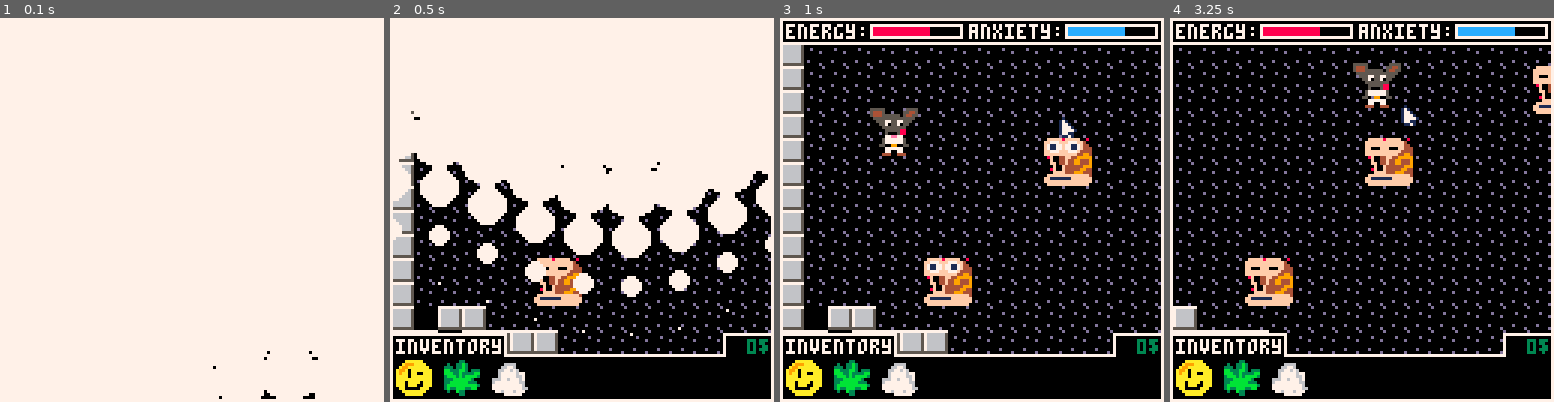
Above: before the commit, frames 1-4 (left to right).
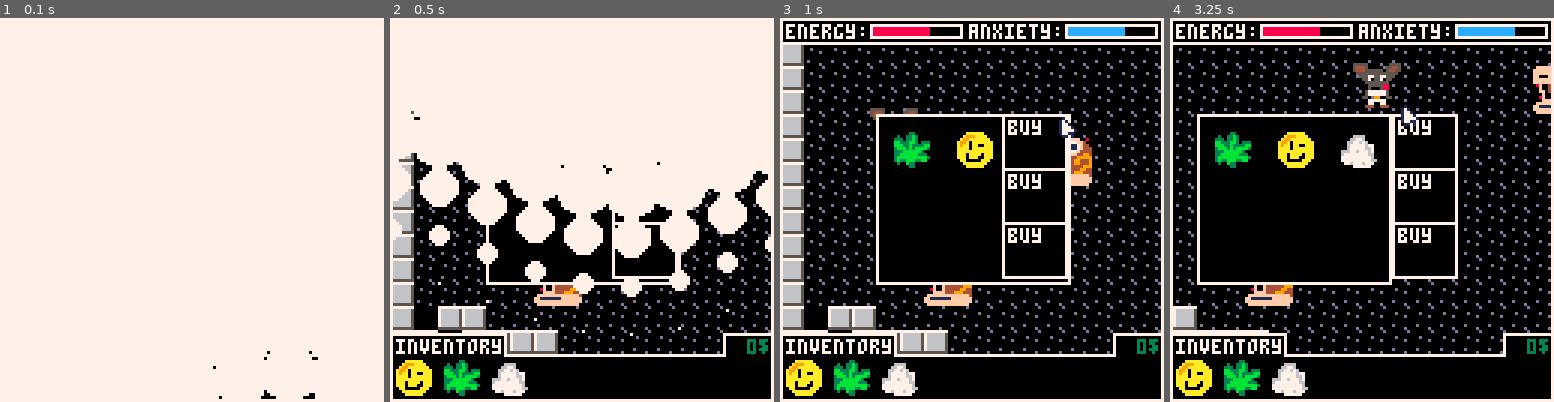
Above: after the commit, the same moments.

Repository: ekaktusz/ld53delivery
Game: PICO-8 cartridge delivery.p8
Two runs of this game, one before a commit and one after it. Both use one fixed random seed, a clock stepped at 60 frames per second and the inputs below.
Inputs (mouse positions are in pixels of both pictures, inside the frame that each line leads up to):
- Up to frame 1 (0.1 s): no input
- Up to frame 2 (0.5 s): tap X (X key) at 0.33 s
- Up to frame 3 (1 s): click (1060, 121) at 0.67 s
- Up to frame 4 (3.25 s): tap X (X key) at 1.07, 1.85, 2.97 s; click (1216, 267) at 1.22 s; hold Right 1.6-2.1 s; click (1277, 114) at 1.77 s; hold Up 2.15-2.42 s; click (1342, 259) at 2.32 s; hold Right 2.47-3.03 s; click (1404, 106) at 2.87 s; hold Left from 3.08 s (still down)

Frame 1 is identical in both runs. In frame 2, 1.6% of the frame differs, in the area x 25-76%, y 39-70%; in frame 3, 7.2%; in frame 4, 8.4%, in the area x 7-75%, y 25-70%.

Commit message:
dealer and shop base

Diff:
--- a/delivery.p8
+++ b/delivery.p8
@@ -19,6 +19,8 @@
 #include include/animation.lua
 #include include/helper.lua
 #include include/bar.lua
+#include include/dealer.lua
+#include include/button.lua
 __gfx__
 01000000011100005555500000005555777777770000000000000000000000000fffff0fffff0000000000000000000000000000000000000000000000000000
 1710000001710000544450000005544576666665000000000000000000000000ff777fff777ff400000000000000000000000000000000000000000000000000
@@ -36,30 +38,30 @@
 0333333071777771000007777770000000000000000000000000000330000000ff1111111fffffff000000777777000000000aaaaaa000000000000000000000
 000330007777777100000770077000000d000000080000000000000000000000ffffffffffffffff000000000000000000000000000000000000000000000000
 0000000011777711000044400444000000000d000000080000000000000000000ffffffffffffff0000000000000000000000000000000000000000000000000
-00000000000000000000000000000000000000000000000000000000000000000fffff0fffff0000000000000000000000000000000000000000000000000000
-0000000000000000555550000000555500000000000000000000000000000000fffffffffffff400000000000000000000000000000000000000000000000000
-0000000000000000544450000005544500000000000000000000000000000000fffffffffffff440000000000000000000000000000000000000000000000000
-0000000000000000544455555505445500000000000000000000000000000000ff000fff000ff444000000000000000000000000000000000000000000000000
-0000000000000000055555555555555000000000000000000000000000000000ffffffffffff4444000000000000000000000000000000000000000000000000
-0000000000000000005557755775550000000000000000000000000000000000fffffffffff44994000000000000000000000000000000000000000000000000
-000000000000000000055705570550000000000000000000000000000000000000f0044ff4499999000000000000000000000000000000000000000000000000
-000000000000000000005555555500000000000000000000000000000000000000f0044f44994449000000000000000000000000000000000000000000000000
-000000000000000000000555558800000000000000000000000000000000000000ff044f44994449000000000000000000000000000000000000000000000000
-0000000000000000000005000588000000000000000000000000000000000000000f00f444444999000000000000000000000000000000000000000000000000
-0000000000000000000057777775000000000000000000000000000000000000000f00f444449944000000000000000000000000000000000000000000000000
-0000000000000000000057777775000000000000000000000000000000000000000ffff444999444000000000000000000000000000000000000000000000000
-00000000000000000005500990055000000000000000000000000000000000000ffffffffffffff4000000000000000000000000000000000000000000000000
-0000000000000000000007777770000000000000000000000000000000000000ff1111111fffffff000000000000000000000000000000000000000000000000
-0000000000000000000007700770000000000000000000000000000000000000ffffffffffffffff000000000000000000000000000000000000000000000000
-00000000000000000000444004440000000000000000000000000000000000000ffffffffffffff0000000000000000000000000000000000000000000000000
+00000000000000000000000000000000000004444440000000000000000000000fffff0fffff0000000000000000000000000000000000000000000000000000
+00000000000000005555500000005555000444aaaaa440000000000000000000fffffffffffff400000000000000000000000000000000000000000000000000
+000000000000000054445000000554450044aaaaaaaa44000000000000000000fffffffffffff440000000000000000000000000000000000000000000000000
+00000000000000005444555555054455044a00aaaaa0a4400000000000000000ff000fff000ff444000000000000000000000000000000000000000000000000
+00000000000000000555555555555550044aa0aaa000a4400000000000000000ffffffffffff4444000000000000000000000000000000000000000000000000
+0000000000000000005557755775550044aa880a00888a440000000000000000fffffffffff44994000000000000000000000000000000000000000000000000
+0000000000000000000557055705500044aa8800a8888a44000000000000000000f0044ff4499999000000000000000000000000000000000000000000000000
+0000000000000000000055555555000044aa088aa8088a44000000000000000000f0044f44994449000000000000000000000000000000000000000000000000
+0000000000000000000005555588000044aa888aa8888a44000000000000000000ff044f44994449000000000000000000000000000000000000000000000000
+0000000000000000000005000588000044aaaaaaaaaaaa440000000000000000000f00f444444999000000000000000000000000000000000000000000000000
+00000000000000000000577777750000444aaaa00aaaa4040000000000000000000f00f444449944000000000000000000000000000000000000000000000000
+00000000000000000000577777750000044aaa0a00aaa4400000000000000000000ffff444999444000000000000000000000000000000000000000000000000
+000000000000000000055009900550000444aa0aa0aa404000000000000000000ffffffffffffff4000000000000000000000000000000000000000000000000
+0000000000000000000007777770000000444aaaaaa404000000000000000000ff1111111fffffff000000000000000000000000000000000000000000000000
+0000000000000000000007700770000000044444444440000000000000000000ffffffffffffffff000000000000000000000000000000000000000000000000
+00000000000000000000444004440000000004444440000000000000000000000ffffffffffffff0000000000000000000000000000000000000000000000000
 __gff__
 0000000001000000000000000000000000000000000100000000000000000000000000000000000000000000000000000000000000000000000000000000000000000000000000000000000000000000000000000000000000000000000000000000000000000000000000000000000000000000000000000000000000000000
 0000000000000000000000000000000000000000000000000000000000000000000000000000000000000000000000000000000000000000000000000000000000000000000000000000000000000000000000000000000000000000000000000000000000000000000000000000000000000000000000000000000000000000
 __map__
 0414141414141414141414141414141414141414140000000000000000000000000000000000000000000000000000000000000000000000000000000000000000000000000000000000000000000000000000000000000000000000000000000000000000000000000000000000000000000000000000000000000000000000
 0414141414141414141414141414141414141414141414141414141414000000000000000000000000000000000000000000000000000000000000000000000000000000000000000000000000000000000000000000000000000000000000000000000000000000000000000000000000000000000000000000000000000000
-0414141414141414141414141414141414140814141414141414141414000000000000000000000000000000000000000000000000000000000000000000000000000000000000000000000000000000000000000000000000000000000000000000000000000000000000000000000000000000000000000000000000000000
-0414141414141414141414141414141414141414141414141414141414000000000000000000000000000000000000000000000000000000000000000000000000000000000000000000000000000000000000000000000000000000000000000000000000000000000000000000000000000000000000000000000000000000
+0414141414141414141414141414141414140814141414141414242514000000000000000000000000000000000000000000000000000000000000000000000000000000000000000000000000000000000000000000000000000000000000000000000000000000000000000000000000000000000000000000000000000000
+0414141414141414141414141414141414141414141414141414343514000000000000000000000000000000000000000000000000000000000000000000000000000000000000000000000000000000000000000000000000000000000000000000000000000000000000000000000000000000000000000000000000000000
 0414141414141414141414141414141414141414141414141414141414000000000000000000000000000000000000000000000000000000000000000000000000000000000000000000000000000000000000000000000000000000000000000000000000000000000000000000000000000000000000000000000000000000
 0414141414141414141414081414141414141414141414141414141414000000000000000000000000000000000000000000000000000000000000000000000000000000000000000000000000000000000000000000000000000000000000000000000000000000000000000000000000000000000000000000000000000000
 0414141414141414141414141414141414141414141414141414141414000000000000000000000000000000000000000000000000000000000000000000000000000000000000000000000000000000000000000000000000000000000000000000000000000000000000000000000000000000000000000000000000000000
--- /dev/null
+++ b/include/button.lua
@@ -0,0 +1,25 @@
+function button_new(_x,_y,_w,_h,_text)
+    local button = {
+        x=_x,
+        y=_y,
+        w=_w,
+        h=_h,
+        text=_text,
+        on_click = nil
+    }
+    return button
+end
+
+function button_draw(button)
+    rectfill(button.x+cam.x, button.y+cam.y, button.x+cam.x+button.w, button.y+cam.y+button.h, 7)
+    rectfill(button.x+cam.x+1, button.y+cam.y+1, button.x+cam.x+button.w-1, button.y+cam.y+button.h-1, 0)
+    print("buy",button.x+cam.x+2, button.y+cam.y+2,7)
+end
+
+function button_update(button)
+    if mouse_in_area(button.x+cam.x, button.y+cam.y, button.w, button.h) then
+        if button.on_click != nil then
+            button.on_click()
+        end
+    end
+end
--- a/include/customer.lua
+++ b/include/customer.lua
@@ -34,7 +34,7 @@
 end
 
 function customers_load()
-    local snails = get_objects_for_sprite_num(8,16,16)
+    local snails = get_objects_for_sprite_num(8,16,16,"snail")
     table_concat(customers, snails)
 end
 
--- /dev/null
+++ b/include/dealer.lua
@@ -0,0 +1,55 @@
+dealer = {}
+
+function dealer_init()
+    dealer = get_objects_for_sprite_num(36,16,16,"dealer")[1]
+    local frames = { {x=32, y=16, w=16, h=16}, {x=48, y=16, w=16, h=16} }
+    dealer.animation = animation_new(frames, 20)
+
+    --shop
+    shop = {
+        x = 32,
+        y = 32,
+        w = 64,
+        h = 56
+    }
+    dealer.in_shop = true
+    dealer.buy_btn1 = button_new(shop.x + flr(shop.w/3)*2, shop.y,                 flr(shop.w/3), flr(shop.h/3), "buy")
+    dealer.buy_btn2 = button_new(shop.x + flr(shop.w/3)*2, shop.y+flr(shop.h/3),   flr(shop.w/3), flr(shop.h/3), "buy")
+    dealer.buy_btn3 = button_new(shop.x + flr(shop.w/3)*2, shop.y+flr(shop.h/3)*2, flr(shop.w/3), flr(shop.h/3), "buy")
+end
+
+
+function dealer_update()
+    if dealer.in_shop then
+        button_update(dealer.buy_btn1)
+        button_update(dealer.buy_btn2)
+        button_update(dealer.buy_btn3)
+    end
+end
+
+local function dealer_draw_shop()
+    rectfill(shop.x, shop.y, shop.x+shop.w, shop.y+shop.h, 7)
+        rectfill(shop.x+1, shop.y+1, shop.x+shop.w-1, shop.y+shop.h-1, 0)
+
+        local offset_x = 4
+        local offset_y = 4
+        sspr(48, 0, 16, 16, shop.x + offset_x, shop.y + offset_y)
+        sspr(96, 0, 16, 16, shop.x+shop.w/3 + offset_x, shop.y + offset_y)
+        sspr(80, 0, 16, 16, shop.x+shop.w/3*2 + offset_x, shop.y + offset_y)
+
+        button_draw(dealer.buy_btn1)
+        button_draw(dealer.buy_btn2)
+        button_draw(dealer.buy_btn3)
+end
+
+function dealer_draw()
+    animation_draw(dealer.animation, dealer.x, dealer.y)
+
+    if dealer.in_shop then
+        dealer_draw_shop()
+    end
+end
+
+function dealer_enter_shop()
+    dealer.in_shop = true
+end
--- a/include/game_state.lua
+++ b/include/game_state.lua
@@ -10,6 +10,7 @@
     player_init()
     inventory_init()
     customers_load()
+    dealer_init()
 
     energy_bar = bar_new(30, 2, 30, 4,7,8)
     anxiety_bar = bar_new(95, 2, 30, 4,7,12)
@@ -24,6 +25,7 @@
 
     player_udpate()
     customers_update()
+    dealer_update()
 
     transition_update(game_state.open_transition)
 
@@ -43,6 +45,7 @@
 
     player_draw()
     customers_draw()
+    dealer_draw()
 
     rectfill(cam.x,cam.y,cam.x+127,cam.y+8,7) -- outside
     rectfill(cam.x+1,cam.y+1,cam.x+126,cam.y+7,0) -- inside
--- a/include/map.lua
+++ b/include/map.lua
@@ -1,7 +1,7 @@
 function get_objects_for_sprite_num(spriten,w,h,type)
     local _w = w or 8
     local _h = h or 8
-    local _type = type or "snail"
+    local _type = type
     local t = {}
     for i=0,127,1 do
         for j=0,32,1 do
